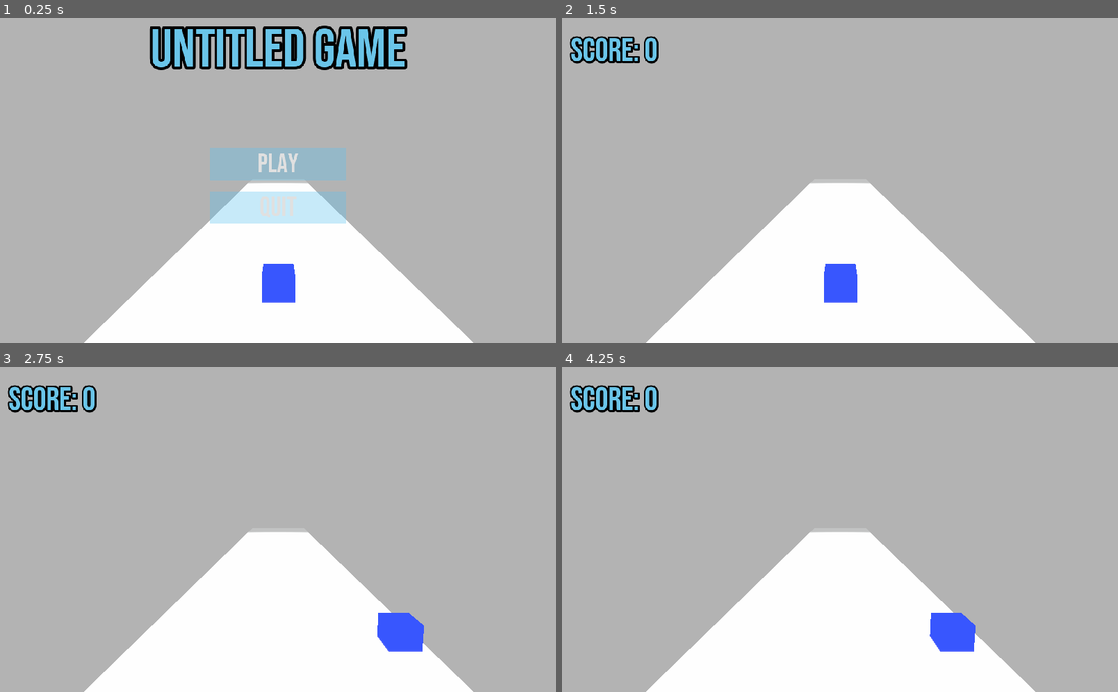
Above: before the commit, frames 1-4 (two rows, left to right).
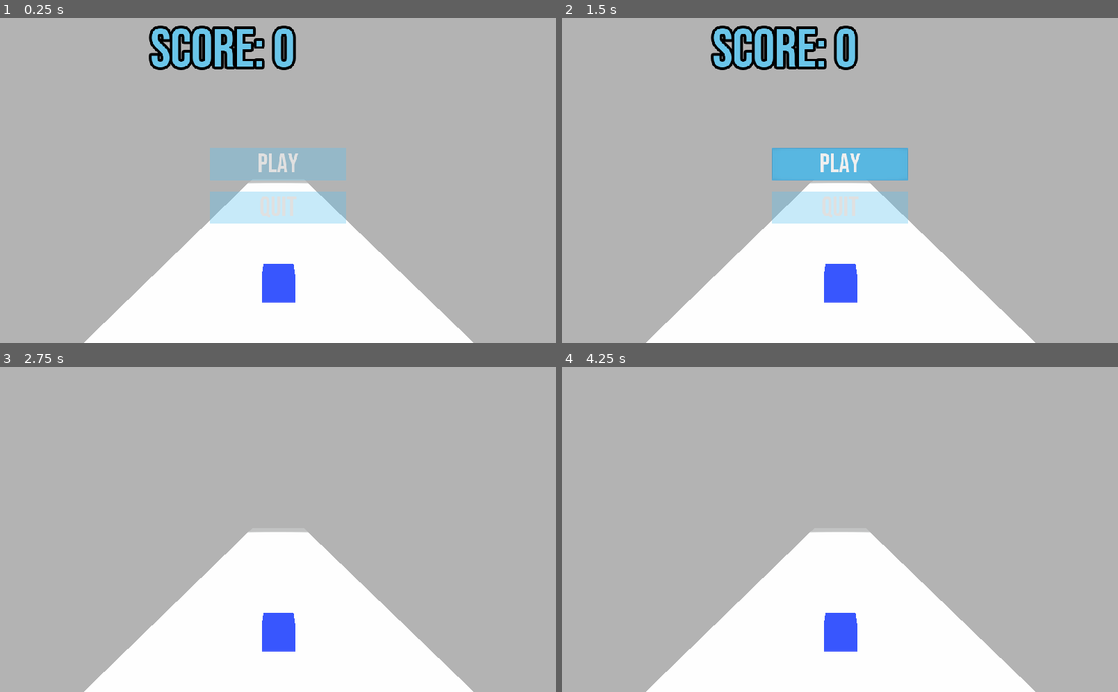
Above: after the commit, the same moments.

Repository: CrealStudio/Godot-Brackeys
Game: Godot game, scene res://scenes/World.tscn
Same seed, same stepped clock (60 frames per second), same inputs: the game is played once before the commit and once after it.
Inputs (mouse positions are in pixels of both pictures, inside the frame that each line leads up to):
- Up to frame 1 (0.25 s): no input
- Up to frame 2 (1.5 s): click "PLAY" at 0.5 s; click (840, 164) at 1.25 s, where only the run after the commit has a clickable "PLAY"
- Up to frame 3 (2.75 s): tap Enter at 2 s; hold D (right) from 2.03 s (still down)
- Up to frame 4 (4.25 s): release D (right) at 2.78 s; hold A (left) 2.78-3.53 s; hold D (right) from 3.53 s (still down)

The runs differ from the first frame. In frame 1, 4.4% of the frame differs, in the area x 26-74%, y 2-17%; in frame 2, 9.0%, in the area x 1-63%, y 2-64%; in frame 3, 2.7%; in frame 4, 2.7%.

Commit message:
tween start

Diff:
--- a/Bracckeys but godot/project.godot
+++ b/Bracckeys but godot/project.godot
@@ -23,21 +23,13 @@
 left={
 "deadzone": 0.5,
 "events": [ Object(InputEventKey,"resource_local_to_scene":false,"resource_name":"","device":0,"alt":false,"shift":false,"control":false,"meta":false,"command":false,"pressed":false,"scancode":65,"physical_scancode":0,"unicode":0,"echo":false,"script":null)
+, Object(InputEventKey,"resource_local_to_scene":false,"resource_name":"","device":0,"alt":false,"shift":false,"control":false,"meta":false,"command":false,"pressed":false,"scancode":16777231,"physical_scancode":0,"unicode":0,"echo":false,"script":null)
  ]
 }
 right={
 "deadzone": 0.5,
 "events": [ Object(InputEventKey,"resource_local_to_scene":false,"resource_name":"","device":0,"alt":false,"shift":false,"control":false,"meta":false,"command":false,"pressed":false,"scancode":68,"physical_scancode":0,"unicode":0,"echo":false,"script":null)
- ]
-}
-foward(test)={
-"deadzone": 0.5,
-"events": [ Object(InputEventKey,"resource_local_to_scene":false,"resource_name":"","device":0,"alt":false,"shift":false,"control":false,"meta":false,"command":false,"pressed":false,"scancode":87,"physical_scancode":0,"unicode":0,"echo":false,"script":null)
- ]
-}
-back(test)={
-"deadzone": 0.5,
-"events": [ Object(InputEventKey,"resource_local_to_scene":false,"resource_name":"","device":0,"alt":false,"shift":false,"control":false,"meta":false,"command":false,"pressed":false,"scancode":83,"physical_scancode":0,"unicode":0,"echo":false,"script":null)
+, Object(InputEventKey,"resource_local_to_scene":false,"resource_name":"","device":0,"alt":false,"shift":false,"control":false,"meta":false,"command":false,"pressed":false,"scancode":16777233,"physical_scancode":0,"unicode":0,"echo":false,"script":null)
  ]
 }
 
--- a/Bracckeys but godot/scenes/World.tscn
+++ b/Bracckeys but godot/scenes/World.tscn
@@ -6,6 +6,7 @@
 [ext_resource path="res://scenes/HitObjects.tscn" type="PackedScene" id=4]
 [ext_resource path="res://assets/font/BebasNeue-Regular.ttf" type="DynamicFontData" id=5]
 [ext_resource path="res://scenes/button_theme.tres" type="Theme" id=6]
+[ext_resource path="res://scripts/MainMenu.gd" type="Script" id=7]
 
 [sub_resource type="BoxShape" id=1]
 extents = Vector3( 8, 4, 1 )
@@ -144,6 +145,7 @@
 
 [node name="MainMenu" type="CanvasLayer" parent="."]
 pause_mode = 2
+script = ExtResource( 7 )
 
 [node name="Control" type="Control" parent="MainMenu"]
 self_modulate = Color( 1, 1, 1, 0 )
@@ -195,8 +197,11 @@
 theme = ExtResource( 6 )
 text = "QUIT"
 
+[node name="Tween" type="Tween" parent="MainMenu"]
+pause_mode = 2
+
 [connection signal="body_entered" from="Area" to="." method="_on_Area_body_entered"]
 [connection signal="timeout" from="SpawnPoints/Timer" to="." method="_on_Timer_timeout"]
 [connection signal="body_entered" from="DelArea" to="." method="_on_Area2_body_entered"]
-[connection signal="pressed" from="MainMenu/Control/VBoxContainer/Play" to="." method="_on_Play_pressed"]
-[connection signal="pressed" from="MainMenu/Control/VBoxContainer/Quit" to="." method="_on_Quit_pressed"]
+[connection signal="pressed" from="MainMenu/Control/VBoxContainer/Play" to="MainMenu" method="_on_Play_pressed"]
+[connection signal="pressed" from="MainMenu/Control/VBoxContainer/Quit" to="MainMenu" method="_on_Quit_pressed"]
--- /dev/null
+++ b/Bracckeys but godot/scripts/MainMenu.gd
@@ -0,0 +1,33 @@
+extends CanvasLayer
+
+var can_pause : bool = true
+onready var MainMenu : Control = $Control
+onready var ScoreLabel : Label = $Control/Label
+onready var PlayBtn = $Control/VBoxContainer/Play
+
+func _ready():
+	pause()
+
+func _process(delta):
+		ScoreLabel.text = "Score: " + str(Global.score)
+
+func pause():
+	if can_pause:
+		get_tree().set_deferred("paused", true)
+
+func resume():
+	if can_pause:
+		get_tree().set_deferred("paused", false)
+
+func _on_Play_pressed():
+	$Tween.interpolate_property(PlayBtn, "position", Vector2(0,0), Vector2(0, 1000), .5, Tween.TRANS_LINEAR, Tween.EASE_IN_OUT)
+	$Tween.start()
+
+	yield(get_tree().create_timer(1), "timeout")
+	if get_tree().paused:
+
+		MainMenu.visible = false
+		ScoreLabel.visible = true
+
+func _on_Quit_pressed():
+	get_tree().quit()
--- a/Bracckeys but godot/scripts/World.gd
+++ b/Bracckeys but godot/scripts/World.gd
@@ -6,30 +6,13 @@
 onready var spawn2 : Node = $SpawnPoints/P2
 onready var spawn3 : Node = $SpawnPoints/P3
 onready var SpawnTimer : Node = $SpawnPoints/Timer
-onready var ScoreLabel : Label = $CanvasLayer/Label
-onready var MainMenu : Control = $MainMenu/Control
+
+
 var can_pause : bool = true
 
 var weight :float = .1
 
-func pause():
-	if can_pause:
-		get_tree().set_deferred("paused", true)
-
-func resume():
-	if can_pause:
-		get_tree().set_deferred("paused", false)
-
-
-func _process(delta):
-		ScoreLabel.text = "Score: " + str(Global.score)
-		difficulty_curve()
-
-func _on_Area_body_entered(body):
-	pass
-
 func _ready():
-	pause()
 	SpawnTimer.wait_time = Global.SpawnTimer
 	SpawnTimer.start()
 
@@ -47,31 +30,4 @@
 
 func _on_Area2_body_entered(body):
 	if body.is_in_group("HitObjects"):
-		print("Deleted")
 		body.queue_free()
-
-
-func _on_Play_pressed():
-	if get_tree().paused:
-		resume()
-		MainMenu.visible = false
-		ScoreLabel.visible = true
-
-func difficulty_curve():
-	if Global.score >= 15:
-		Global.ObjSpeed = 30
-		Global.SpawnTimer = .8
-	if Global.score >= 50:
-		Global.ObjSpeed = 40
-		Global.SpawnTimer = .6
-	if Global.score >= 100:
-		Global.ObjSpeed = 50
-		Global.SpawnTimer = .4
-	if Global.score >= 150:
-		Global.ObjSpeed = 60
-		Global.SpawnTimer = .2
-
-
-	print(Global.ObjSpeed)
-func _on_Quit_pressed():
-	get_tree().quit()
Not shown: 1 places in Bracckeys but godot/scenes/World.tscn that only renumber resources
